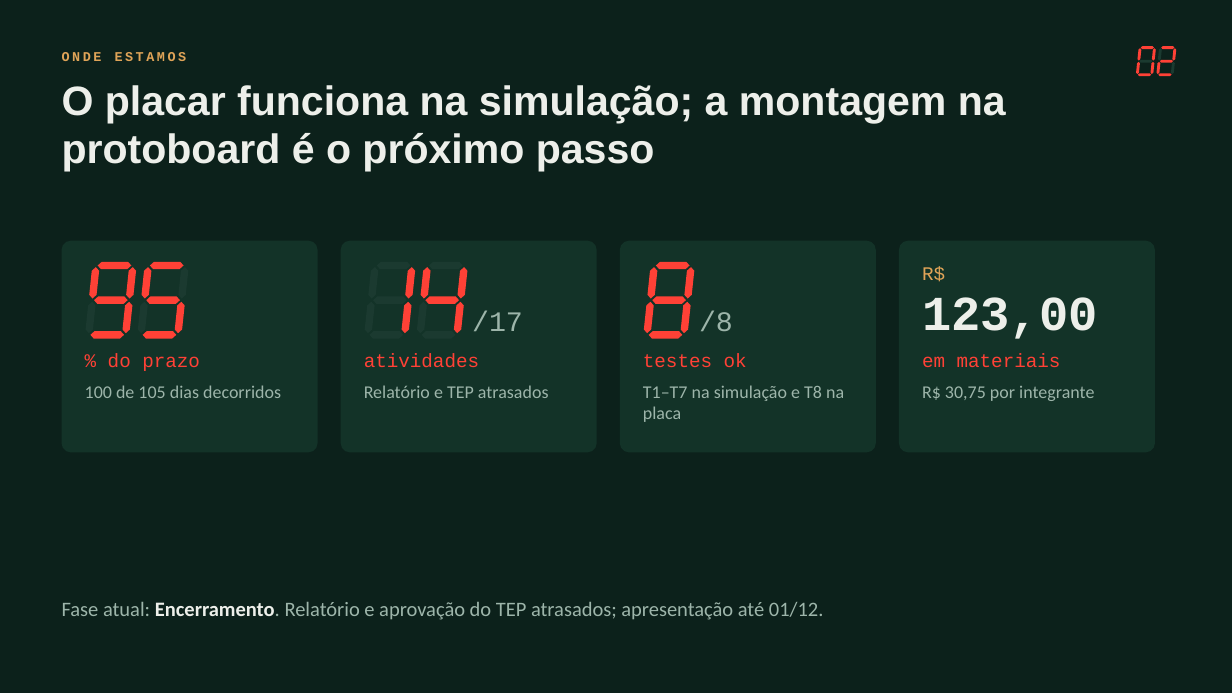
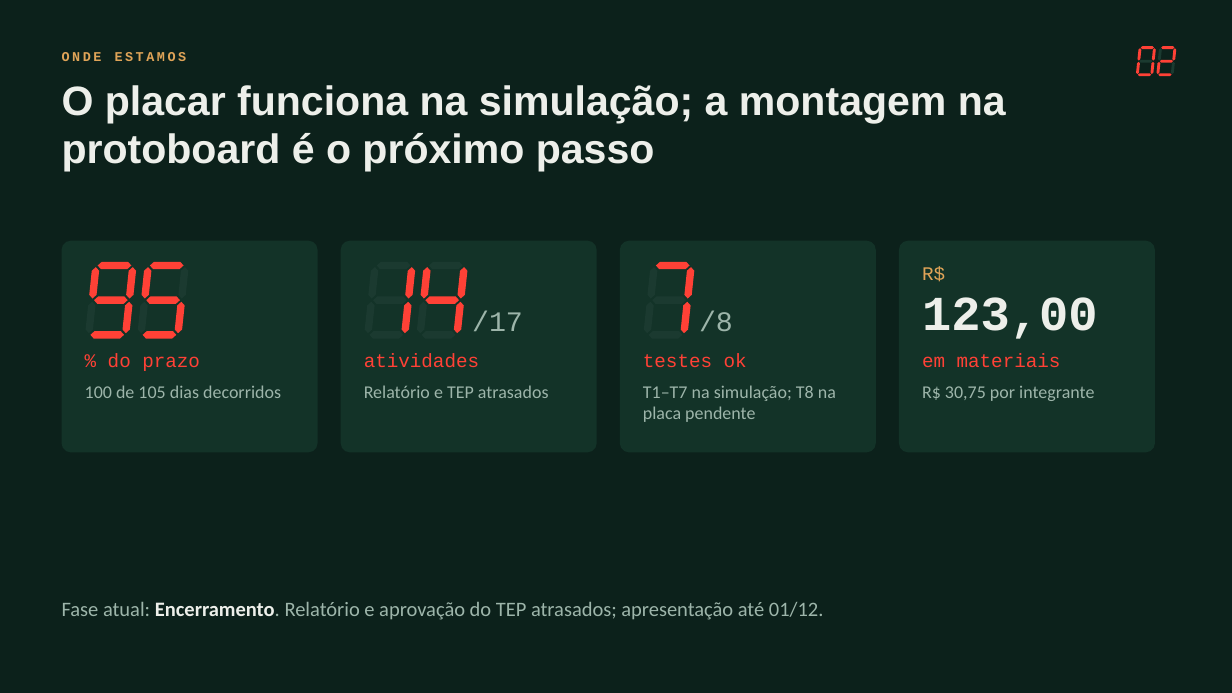
Before and after one commit to andreluisaguiar/PlacarDigital, a slide deck: slide 2 of apresentacao/export/Placar_Eletronico_Status_26-11-2026.pptx. Drawn at 1232x693 pixels with LibreOffice and Linux fonts; fonts in the diff are those of the drawing. Boxes give left, top, right and bottom in pixels: in the first picture for what was removed or moved away, otherwise in the second. Text is boxed around its words. In the diff, an @@ line names an element or a change of style, - is before the commit and + after.

Commit message:
Atualiza status dos testes e apresentação: ajusta contagem de casos aprovados e destaca pendências na placa

```diff
--- a/apresentacao/export/Placar_Eletronico_Status_26-11-2026.pptx
+++ b/apresentacao/export/Placar_Eletronico_Status_26-11-2026.pptx
@@ fill #FF4136 to #1B3A30 in 4 elements at [653,297,686,304], [649,331,682,338], [648,267,658,299], [644,302,654,334] @@
@@ text at [643,385,836,422]: text changed @@
-T1–T7 na simulação e T8 na placa
+T1–T7 na simulação; T8 na placa pendente
```
Also in this commit, not shown: 1 other slide changed, 3 other files.
